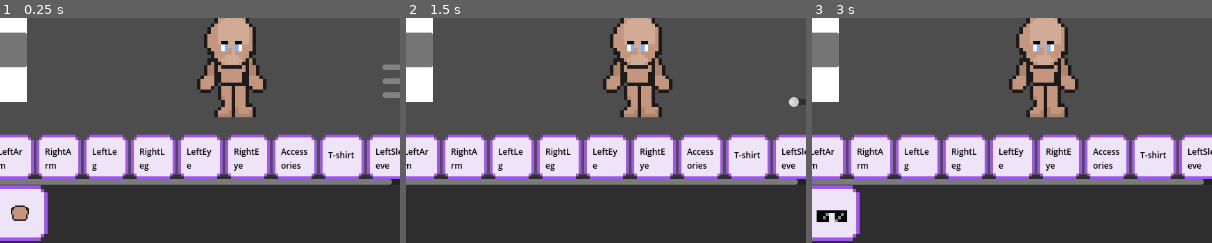
Above: before the commit, frames 1-3 (left to right).
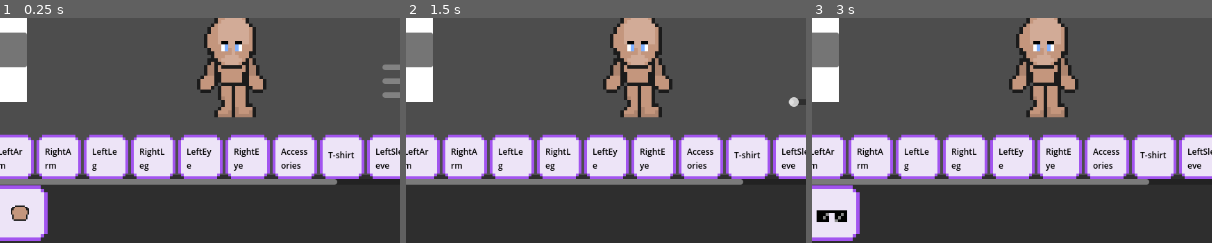
Above: after the commit, the same moments.

Repository: p1petto/CharacterMakerNew
Game: Godot game, scene res://Scenes/maker.tscn
Two runs of this game, one before a commit and one after it. Both use one fixed random seed, a clock stepped at 60 frames per second and the inputs below.
Inputs (mouse positions are % of the whole screen's width and height, from its top left):
- Up to frame 1 (0.25 s): no input
- Up to frame 2 (1.5 s): click "LeftLeg" at 0.5 s; click (2, 82) at 1.25 s
- Up to frame 3 (3 s): click "RightLeg" at 2 s; click "Accessories" at 2.75 s
The pictures show only the part of the screen within x 21-71%, y 39-89%; the shares and areas given below are measured in that part.

The runs differ from the first frame. In frame 1, 0.4% of the frame differs, in the area x 83-98%, y 71-75%; in frame 2, 0.4%; in frame 3, 0.4%.

Commit message:
added: обувь, доработан класс одежды для УД элементов (изменение шейдера в зависимости от булевой переменной)

Diff:
--- /dev/null
+++ b/Resources/CatalogItems/Clothes/DynamicClothes/Footwear/FootwearLeft1.tres
@@ -0,0 +1,10 @@
+[gd_resource type="Resource" script_class="CatalogItem" load_steps=3 format=3 uid="uid://vqi2uhou85nc"]
+
+[ext_resource type="Resource" uid="uid://dxlpu5n2h8knd" path="res://Resources/Clothes/Footwear/FootwearLeft1.tres" id="1_6yjfw"]
+[ext_resource type="Script" path="res://Scripts/CatalogItemResource.gd" id="2_2qhvm"]
+
+[resource]
+script = ExtResource("2_2qhvm")
+item_type = "Dynamic_clothes"
+item_class = "LeftLeg"
+dynamic_clothes = ExtResource("1_6yjfw")
--- /dev/null
+++ b/Resources/CatalogItems/Clothes/DynamicClothes/Footwear/FootwearRight1.tres
@@ -0,0 +1,10 @@
+[gd_resource type="Resource" script_class="CatalogItem" load_steps=3 format=3 uid="uid://ck7tydxcgip1h"]
+
+[ext_resource type="Resource" uid="uid://couvmeo82nmoo" path="res://Resources/Clothes/Footwear/FootwearRight1.tres" id="1_7a4wd"]
+[ext_resource type="Script" path="res://Scripts/CatalogItemResource.gd" id="2_5kgd6"]
+
+[resource]
+script = ExtResource("2_5kgd6")
+item_type = "Dynamic_clothes"
+item_class = "RightLeg"
+dynamic_clothes = ExtResource("1_7a4wd")
--- /dev/null
+++ b/Resources/Clothes/Footwear/FootwearLeft1.tres
@@ -0,0 +1,19 @@
+[gd_resource type="Resource" script_class="DynamicClothes" load_steps=2 format=3 uid="uid://dxlpu5n2h8knd"]
+
+[ext_resource type="Script" path="res://Scripts/Clothes/resource_dynamic_clothes.gd" id="1_7oveb"]
+
+[resource]
+script = ExtResource("1_7oveb")
+down_position = Vector2(-14, -4)
+right_position = Vector2(-11, -4)
+left_position = Vector2(-13, -5)
+top_position = Vector2(-6, -4)
+down_size = Vector2(20, 20)
+right_size = Vector2(20, 20)
+left_size = Vector2(20, 20)
+top_size = Vector2(20, 20)
+down_position_walk = Vector2(-15, -4)
+right_position_walk = Vector2(-11, -4)
+left_position_walk = Vector2(-11, -6)
+top_position_walk = Vector2(-7, -4)
+is_flooded_inside = false
--- /dev/null
+++ b/Resources/Clothes/Footwear/FootwearRight1.tres
@@ -0,0 +1,19 @@
+[gd_resource type="Resource" script_class="DynamicClothes" load_steps=2 format=3 uid="uid://couvmeo82nmoo"]
+
+[ext_resource type="Script" path="res://Scripts/Clothes/resource_dynamic_clothes.gd" id="1_mtuse"]
+
+[resource]
+script = ExtResource("1_mtuse")
+down_position = Vector2(-6, -4)
+right_position = Vector2(-12, -6)
+left_position = Vector2(-11, -4)
+top_position = Vector2(-14, -4)
+down_size = Vector2(20, 20)
+right_size = Vector2(20, 20)
+left_size = Vector2(20, 20)
+top_size = Vector2(20, 20)
+down_position_walk = Vector2(-7, -4)
+right_position_walk = Vector2(-11, -6)
+left_position_walk = Vector2(-11, -4)
+top_position_walk = Vector2(-14, -4)
+is_flooded_inside = false
--- a/Scenes/color_picker_button_container.gd
+++ b/Scenes/color_picker_button_container.gd
@@ -25,7 +25,10 @@
 	if child.is_in_group("DynamicClothesTab"):
 		var target_node = child.catalog_items[0].item_class
 		target_node = character.find_child(target_node, true, false)
-		character_element = target_node.find_child("DynamicClothes", true, false)
+		if child.catalog_items[0].dynamic_clothes.is_flooded_inside:
+			character_element = target_node.find_child("DynamicClothes", true, false)
+		else:
+			character_element = target_node.find_child("TipWear", true, false)
 		character_element.color_picker_button = color_picker_button
 		character_element._connect_color_changed_signal()
 		character_element._connect_color()
--- a/Scenes/conditionally_dynamic_part.tscn
+++ b/Scenes/conditionally_dynamic_part.tscn
@@ -1,23 +1,15 @@
-[gd_scene load_steps=9 format=3 uid="uid://bwi4hslosv760"]
+[gd_scene load_steps=7 format=3 uid="uid://bwi4hslosv760"]
 
 [ext_resource type="Shader" path="res://Scripts/Shaders/color_changing_shader.gdshader" id="1_5jswo"]
 [ext_resource type="Script" path="res://Scripts/ConditionallyDynamicPart/conditionally_dynamic_part.gd" id="1_8wsnp"]
 [ext_resource type="SpriteFrames" uid="uid://boqweykkavowk" path="res://Resources/ConditionallyDynamicParts/Arms/Arm left/arm_l_animations.tres" id="2_3lpiv"]
-[ext_resource type="Shader" path="res://Scripts/Shaders/CD_color_rect_clothes.gdshader" id="4_6408r"]
-[ext_resource type="Script" path="res://Scripts/dynamic_clothes.gd" id="5_dstxd"]
+[ext_resource type="PackedScene" uid="uid://7tfduoooxvq1" path="res://Scenes/dynamic_clothes.tscn" id="4_0j8d2"]
 [ext_resource type="SpriteFrames" uid="uid://cdif7a1mhtf0t" path="res://Resources/ConditionallyDynamicParts/Arms/Arm left/arm_l_animations_border.tres" id="6_2rjfa"]
 
 [sub_resource type="ShaderMaterial" id="ShaderMaterial_knqrr"]
 shader = ExtResource("1_5jswo")
 shader_parameter/cur_color = Color(1, 1, 1, 1)
 shader_parameter/blend_factor = 0.6
-
-[sub_resource type="ShaderMaterial" id="ShaderMaterial_7w0tb"]
-shader = ExtResource("4_6408r")
-shader_parameter/radius = 0.5
-shader_parameter/border_width = 0.0
-shader_parameter/border_color = Color(0, 0, 0, 1)
-shader_parameter/newcolor = null
 
 [node name="ConditionallyDynamicPart" type="Node2D"]
 texture_filter = 1
@@ -30,14 +22,9 @@
 sprite_frames = ExtResource("2_3lpiv")
 animation = &"idle_top_1"
 
-[node name="DynamicClothes" type="ColorRect" parent="AnimatedSprite2D"]
-material = SubResource("ShaderMaterial_7w0tb")
-offset_left = -11.0
-offset_top = -17.0
-offset_right = 9.0
-offset_bottom = 3.0
-pivot_offset = Vector2(10, 10)
-script = ExtResource("5_dstxd")
+[node name="DynamicClothes" parent="AnimatedSprite2D" instance=ExtResource("4_0j8d2")]
+
+[node name="TipWear" parent="AnimatedSprite2D" instance=ExtResource("4_0j8d2")]
 
 [node name="AnimatedSpriteBorder" type="AnimatedSprite2D" parent="."]
 position = Vector2(0, 3)
--- /dev/null
+++ b/Scenes/dynamic_clothes.tscn
@@ -0,0 +1,11 @@
+[gd_scene load_steps=2 format=3 uid="uid://7tfduoooxvq1"]
+
+[ext_resource type="Script" path="res://Scripts/dynamic_clothes.gd" id="2_krxlc"]
+
+[node name="DynamicClothes" type="ColorRect"]
+offset_left = -11.0
+offset_top = -17.0
+offset_right = 9.0
+offset_bottom = 3.0
+pivot_offset = Vector2(10, 10)
+script = ExtResource("2_krxlc")
--- a/Scenes/maker.tscn
+++ b/Scenes/maker.tscn
@@ -44,7 +44,9 @@
 [ext_resource type="Resource" uid="uid://clnhqp6wr2hj8" path="res://Resources/CatalogItems/Clothes/Clothes/Pants/overall1.tres" id="32_ba0ri"]
 [ext_resource type="Resource" uid="uid://bevuxacp5vbpd" path="res://Resources/CatalogItems/Clothes/Clothes/Pants/overall2.tres" id="33_f3a3y"]
 [ext_resource type="Resource" uid="uid://cc2qhrmkmu454" path="res://Resources/CatalogItems/Clothes/Clothes/Pants/overall3.tres" id="34_3iy82"]
+[ext_resource type="Resource" uid="uid://vqi2uhou85nc" path="res://Resources/CatalogItems/Clothes/DynamicClothes/Footwear/FootwearLeft1.tres" id="40_cy13n"]
 [ext_resource type="Script" path="res://Scripts/UI/color_scheme_controller.gd" id="41_nvgda"]
+[ext_resource type="Resource" uid="uid://ck7tydxcgip1h" path="res://Resources/CatalogItems/Clothes/DynamicClothes/Footwear/FootwearRight1.tres" id="41_sr111"]
 [ext_resource type="Script" path="res://Scripts/UI/color_scheme_check_boxes.gd" id="42_7jrcx"]
 [ext_resource type="PackedScene" uid="uid://ce7rp68ov1aw6" path="res://Scenes/UI/color_scheme_check_button.tscn" id="42_axf45"]
 [ext_resource type="Script" path="res://Scripts/UI/color_picker_button_container_border.gd" id="45_5q11q"]
@@ -122,6 +124,7 @@
 right_position_walk = Vector2(0, 0)
 left_position_walk = Vector2(0, 0)
 top_position_walk = Vector2(0, 0)
+is_flooded_inside = true
 
 [sub_resource type="Resource" id="Resource_y02ex"]
 script = ExtResource("5_sbt4v")
@@ -143,6 +146,7 @@
 right_position_walk = Vector2(0, 0)
 left_position_walk = Vector2(0, 0)
 top_position_walk = Vector2(0, 0)
+is_flooded_inside = true
 
 [sub_resource type="Resource" id="Resource_xwrnx"]
 script = ExtResource("5_sbt4v")
@@ -170,6 +174,7 @@
 right_position_walk = Vector2(0, 0)
 left_position_walk = Vector2(0, 0)
 top_position_walk = Vector2(0, 0)
+is_flooded_inside = true
 
 [sub_resource type="Resource" id="Resource_fr3tu"]
 script = ExtResource("5_sbt4v")
@@ -191,12 +196,57 @@
 right_position_walk = Vector2(0, 0)
 left_position_walk = Vector2(0, 0)
 top_position_walk = Vector2(0, 0)
+is_flooded_inside = true
 
 [sub_resource type="Resource" id="Resource_l51j6"]
 script = ExtResource("5_sbt4v")
 item_type = "Dynamic_clothes"
 item_class = "RightLeg"
 dynamic_clothes = SubResource("Resource_hcv58")
+
+[sub_resource type="Resource" id="Resource_8bld8"]
+script = ExtResource("23_jyf5e")
+down_position = Vector2(0, 0)
+right_position = Vector2(0, 0)
+left_position = Vector2(0, 0)
+top_position = Vector2(0, 0)
+down_size = Vector2(0, 0)
+right_size = Vector2(0, 0)
+left_size = Vector2(0, 0)
+top_size = Vector2(0, 0)
+down_position_walk = Vector2(0, 0)
+right_position_walk = Vector2(0, 0)
+left_position_walk = Vector2(0, 0)
+top_position_walk = Vector2(0, 0)
+is_flooded_inside = false
+
+[sub_resource type="Resource" id="Resource_52f4k"]
+script = ExtResource("5_sbt4v")
+item_type = "Dynamic_clothes"
+item_class = "LeftLeg"
+dynamic_clothes = SubResource("Resource_8bld8")
+
+[sub_resource type="Resource" id="Resource_kpkwv"]
+script = ExtResource("23_jyf5e")
+down_position = Vector2(0, 0)
+right_position = Vector2(0, 0)
+left_position = Vector2(0, 0)
+top_position = Vector2(0, 0)
+down_size = Vector2(0, 0)
+right_size = Vector2(0, 0)
+left_size = Vector2(0, 0)
+top_size = Vector2(0, 0)
+down_position_walk = Vector2(0, 0)
+right_position_walk = Vector2(0, 0)
+left_position_walk = Vector2(0, 0)
+top_position_walk = Vector2(0, 0)
+is_flooded_inside = false
+
+[sub_resource type="Resource" id="Resource_c3a1m"]
+script = ExtResource("5_sbt4v")
+item_type = "Dynamic_clothes"
+item_class = "RightLeg"
+dynamic_clothes = SubResource("Resource_kpkwv")
 
 [node name="Maker" type="Node2D"]
 texture_filter = 1
@@ -421,6 +471,18 @@
 catalog_items = Array[ExtResource("5_sbt4v")]([SubResource("Resource_l51j6"), ExtResource("30_fow5y"), ExtResource("31_ylgi3")])
 linked_symmetrical_element = NodePath("../LeftPantLeg")
 
+[node name="LeftFootwear" parent="UI/Catalog/CatalogContainer" node_paths=PackedStringArray("linked_symmetrical_element") groups=["DynamicClothesTab"] instance=ExtResource("4_kavcm")]
+visible = false
+layout_mode = 2
+catalog_items = Array[ExtResource("5_sbt4v")]([SubResource("Resource_52f4k"), ExtResource("40_cy13n")])
+linked_symmetrical_element = NodePath("../RightFootwear")
+
+[node name="RightFootwear" parent="UI/Catalog/CatalogContainer" node_paths=PackedStringArray("linked_symmetrical_element") groups=["DynamicClothesTab"] instance=ExtResource("4_kavcm")]
+visible = false
+layout_mode = 2
+catalog_items = Array[ExtResource("5_sbt4v")]([SubResource("Resource_c3a1m"), ExtResource("41_sr111")])
+linked_symmetrical_element = NodePath("../LeftFootwear")
+
 [node name="ColorSettings" parent="UI/Catalog/CatalogContainer" groups=["SettingsTab"] instance=ExtResource("4_kavcm")]
 visible = false
 layout_mode = 2
--- a/Scripts/Clothes/resource_dynamic_clothes.gd
+++ b/Scripts/Clothes/resource_dynamic_clothes.gd
@@ -16,3 +16,5 @@
 @export var right_position_walk: Vector2
 @export var left_position_walk: Vector2
 @export var top_position_walk: Vector2
+
+@export var is_flooded_inside: bool = true
--- a/Scripts/ConditionallyDynamicPart/conditionally_dynamic_part.gd
+++ b/Scripts/ConditionallyDynamicPart/conditionally_dynamic_part.gd
@@ -27,6 +27,7 @@
 
 @onready var slider_containers = $"../../../../UI/SliderContainer"
 @onready var dynamic_clothes = $AnimatedSprite2D/DynamicClothes
+@onready var tip_wear = $AnimatedSprite2D/TipWear
 @onready var border = $AnimatedSpriteBorder
 
 
@@ -58,6 +59,7 @@
 	call_deferred("_connect_color")
 
 	dynamic_clothes.size = Vector2(0, 0)
+	tip_wear.size = Vector2(0, 0)
 
 
 
@@ -140,12 +142,17 @@
 	update_animation()
 	if dynamic_clothes.resource_dynamic_clothes:
 		dynamic_clothes.change_direction()
+	if tip_wear.resource_dynamic_clothes:
+		tip_wear.change_direction()
 
 func change_state(new_state: String) -> void:
 	current_state = new_state
 	update_animation()
 	if dynamic_clothes.resource_dynamic_clothes:
 		dynamic_clothes.change_direction()
+	if tip_wear.resource_dynamic_clothes:
+		tip_wear.change_direction()
+
 
 func change_thickness(new_thickness) -> void:
 	current_thickness = str(new_thickness)
@@ -171,7 +178,54 @@
 	animated_sprite.frame = frame_index
 	border.frame = frame_index
 
+#func initialize_dynamic_clothes(clothes):
+	#if clothes.is_flooded_inside:
+		#dynamic_clothes.resource_dynamic_clothes = clothes
+		#dynamic_clothes.change_direction()
+		#dynamic_clothes.set_start_color()
+	#else:
+		#tip_wear.resource_dynamic_clothes = clothes
+		#tip_wear.change_direction()
+		#tip_wear.set_start_color()
+
+
 func initialize_dynamic_clothes(clothes):
-	dynamic_clothes.resource_dynamic_clothes = clothes
-	dynamic_clothes.change_direction()
-	dynamic_clothes.set_start_color()
+	# Создаем новый материал для каждого объекта одежды
+	var shader = load("res://Scripts/Shaders/CD_color_rect_clothes.gdshader")  # Замените на фактический путь к вашему шейдеру
+
+	if clothes.is_flooded_inside:
+		# Инициализация для DynamicClothes
+		dynamic_clothes.resource_dynamic_clothes = clothes
+
+		# Создаем новый материал с собственными параметрами
+		var dynamic_material = ShaderMaterial.new()
+		dynamic_material.shader = shader
+		dynamic_material.set_shader_parameter("is_flooded_inside", true)
+		dynamic_material.set_shader_parameter("radius", 0.5)
+		dynamic_material.set_shader_parameter("border_width", 0.0)
+		dynamic_material.set_shader_parameter("border_color", Color(0, 0, 0, 1))
+
+		# Применяем материал
+		dynamic_clothes.material = dynamic_material
+
+		# Обновляем состояние
+		dynamic_clothes.change_direction()
+		dynamic_clothes.set_start_color()
+	else:
+		# Инициализация для TipWear
+		tip_wear.resource_dynamic_clothes = clothes
+
+		# Создаем новый материал с собственными параметрами
+		var tip_material = ShaderMaterial.new()
+		tip_material.shader = shader
+		tip_material.set_shader_parameter("is_flooded_inside", false)
+		tip_material.set_shader_parameter("radius", 0.25)
+		tip_material.set_shader_parameter("border_width", 0.0)
+		tip_material.set_shader_parameter("border_color", Color(0, 0, 0, 1))
+
+		# Применяем материал
+		tip_wear.material = tip_material
+
+		# Обновляем состояние
+		tip_wear.change_direction()
+		tip_wear.set_start_color()
--- a/Scripts/Shaders/CD_color_rect_clothes.gdshader
+++ b/Scripts/Shaders/CD_color_rect_clothes.gdshader
@@ -1,9 +1,9 @@
 shader_type canvas_item;
-
 uniform float radius : hint_range(0.0, 1.0) = 0.5;
 uniform float border_width : hint_range(0.0, 0.5) = 0.0;
 uniform vec4 border_color : source_color = vec4(0.0, 0.0, 0.0, 1.0);
 uniform vec4 newcolor : source_color;
+uniform bool is_flooded_inside = true;
 
 void fragment() {
     vec2 uv = UV - 0.5;
@@ -12,16 +12,31 @@
     float dist = length(uv);
     vec4 base_color = texture(TEXTURE, UV) * COLOR;
 
-    // Если расстояние меньше радиуса - это внутренняя часть круга
-    if (dist < radius - border_width) {
-        COLOR = base_color;
-    }
-    // Если расстояние между радиусом и радиусом+толщина_границы - это граница
-    else if (dist < radius) {
-        COLOR = border_color;
-    }
-    // В противном случае - это фон (прозрачный)
-    else {
-        COLOR = vec4(0.0, 0.0, 0.0, 0.0);
+    if (is_flooded_inside) {
+        // Исходная логика: внутренняя часть круга закрашена
+        if (dist < radius - border_width) {
+            COLOR = base_color;
+        }
+        // Если расстояние между радиусом и радиусом+толщина_границы - это граница
+        else if (dist < radius) {
+            COLOR = border_color;
+        }
+        // В противном случае - это фон (прозрачный)
+        else {
+            COLOR = vec4(0.0, 0.0, 0.0, 0.0);
+        }
+    } else {
+        // Инверсная логика: внешняя часть круга закрашена
+        if (dist > radius) {
+            COLOR = base_color;
+        }
+        // Если расстояние между радиусом и радиусом-толщина_границы - это граница
+        else if (dist > radius - border_width) {
+            COLOR = border_color;
+        }
+        // В противном случае - это фон (прозрачный)
+        else {
+            COLOR = vec4(0.0, 0.0, 0.0, 0.0);
+        }
     }
 }
--- a/Scripts/UI/catalog.gd
+++ b/Scripts/UI/catalog.gd
@@ -82,9 +82,15 @@
 
 		else:
 			current_node = character.find_child(str(current_tab.catalog_items[0].item_class), true, false)
-			current_node = current_node.find_child("DynamicClothes", true, false)
 			linked_node = character.find_child(str(current_tab.linked_symmetrical_element.catalog_items[0].item_class), true, false)
-			linked_node = linked_node.find_child("DynamicClothes", true, false)
+			if current_tab.catalog_items[0].dynamic_clothes.is_flooded_inside:
+				current_node = current_node.find_child("DynamicClothes", true, false)
+				linked_node = linked_node.find_child("DynamicClothes", true, false)
+			else:
+				current_node = current_node.find_child("TipWear", true, false)
+				linked_node = linked_node.find_child("TipWear", true, false)
+
+
 
 		current_node.is_symmetrical = toggled_on
 		linked_node.is_symmetrical = toggled_on
--- a/Scripts/dynamic_clothes.gd
+++ b/Scripts/dynamic_clothes.gd
@@ -17,6 +17,17 @@
 	catallog = root.find_child("Catalog", true, false)
 	parent_part = get_parent().get_parent()  # Get reference to parent ConditionallyDynamicCharacterPart
 	catallog_container = catallog.get_node("CatalogContainer")
+
+	# Проверяем наличие и инициализируем материал
+	if !material && resource_dynamic_clothes:
+		var shader = load("res://Scripts/Shaders/CD_color_rect_clothes.gdshader")  # Замените на фактический путь
+		material = ShaderMaterial.new()
+		material.shader = shader
+		material.set_shader_parameter("is_flooded_inside", resource_dynamic_clothes.is_flooded_inside)
+		material.set_shader_parameter("radius", 0.5)
+		material.set_shader_parameter("border_width", 0.0)
+		material.set_shader_parameter("border_color", Color(0, 0, 0, 1))
+
 func _connect_color_changed_signal():
 	color_picker_button.color_changed.connect(_on_color_changed)
 
@@ -36,6 +47,7 @@
 
 
 	if is_symmetrical:
+		print("is_symmetrical")
 		var linked_parrent_tab
 		var parrent = get_node("../../")
 		for tab in catallog_container.get_children():
@@ -43,13 +55,29 @@
 				linked_parrent_tab = tab.linked_symmetrical_element
 				break
 		var target_node = character.find_child(linked_parrent_tab.name, true, false)
-		var cur_linked_element = target_node.find_child("DynamicClothes", true, false)
+		var cur_linked_element
+		if resource_dynamic_clothes.is_flooded_inside:
+			print("!!!!!!")
+			cur_linked_element = target_node.find_child("DynamicClothes", true, false)
+		else:
+			print("ELSE")
+			cur_linked_element = target_node.find_child("TipWear", true, false)
 		cur_linked_element.self_modulate = cur_color
 		cur_linked_element.color_picker_button.set_new_bg_color(new_color)
 
 func change_direction() -> void:
 	# Use the part-specific ID to determine positions
 	var part_id = parent_part.name  # or any other identifier for the specific part
+
+	# Проверяем наличие материала и создаем его при необходимости
+	if !material:
+		var shader = load("res://Scripts/Shaders/CD_color_rect_clothes.gdshader")  # Замените на фактический путь
+		material = ShaderMaterial.new()
+		material.shader = shader
+
+	# Обновляем параметр шейдера в любом случае
+	if resource_dynamic_clothes:
+		material.set_shader_parameter("is_flooded_inside", resource_dynamic_clothes.is_flooded_inside)
 
 	if Global.current_animation == "idle":
 		match Global.current_dir:
--- a/project.godot
+++ b/project.godot
@@ -39,6 +39,7 @@
 ClothesTab=""
 Clothes=""
 SettingsTab=""
+DynamicClothes=""
 
 [rendering]
 
Not shown: 1 places in Scenes/maker.tscn that only renumber resources
